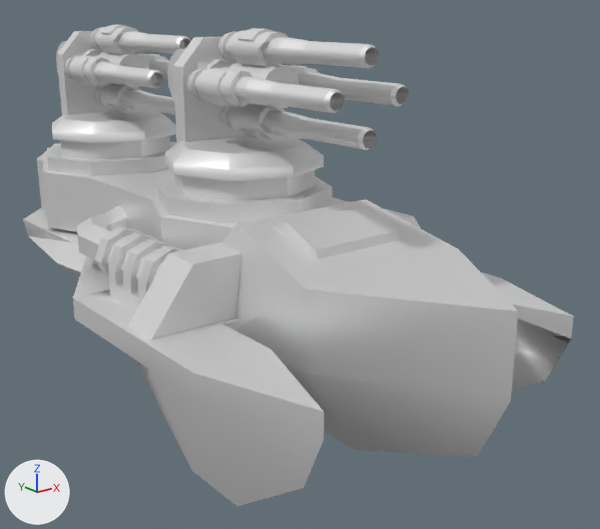
The glTF model glb/armdecadet3.glb: old version first, new version second.
One viewpoint serves both versions: a 50 mm camera at (-91.9, -146.9, 57.0) aimed at (13.1, -15.7, 4.5). Every picture has the same lights, and +X, +Y and +Z are marked at lower left. The first picture is the older version. Where no turn or scale is listed for an object, it has been applied to the vertices.

The scene before the commit, as lines of its bpy script (objects in view):
```python
ob_barrel101 = bpy.data.objects.new('barrel101', me_barrel101)
ob_barrel101.parent = ob_housing101
ob_barrel101.location = (0.0, 0.0, 0.0)
ob_barrel102 = bpy.data.objects.new('barrel102', me_barrel102)
ob_barrel102.parent = ob_housing102
ob_barrel102.location = (0.0, 0.0, 0.0)
ob_barrel103 = bpy.data.objects.new('barrel103', me_barrel103)
ob_barrel103.parent = ob_housing103
ob_barrel103.location = (0.0, 0.0, 0.0)
ob_barrel104 = bpy.data.objects.new('barrel104', me_barrel104)
ob_barrel104.parent = ob_housing104
ob_barrel104.location = (0.0, 0.0, 0.0)
ob_housing103 = bpy.data.objects.new('housing103', me_housing103)
ob_housing103.parent = ob_spindle1
ob_housing103.location = (0.122, 0.0, -6.462)
ob_spindle1 = bpy.data.objects.new('spindle1', me_spindle1)
ob_spindle1.parent = ob_neck1
ob_spindle1.location = (0.0, -16.69, 0.0)
# also in view: 'barrel202' at (-7.0, 18.1, 42.5); 'housing201' at (0.0, 37.6, 49.3); 'barrel203' at (0.0, 18.1, 36.1); 'turret2' at (0.0, 52.2, 37.2); 'turret4' at (0.0, 40.6, 25.5)
```
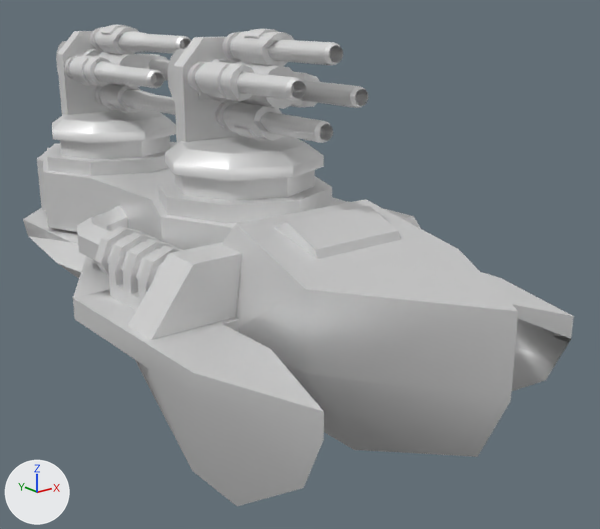
Location of each change, (x1, y1, x2, y2) in pixels of the pictures (600 x 529 px):
'barrel102', turned, moved: before (234, 76, 345, 113); after (237, 71, 306, 101)
'barrel104', turned, moved: before (297, 72, 409, 107); after (299, 80, 368, 108)
'barrel101', turned, moved: before (262, 37, 379, 68); after (268, 40, 343, 65)
'barrel103', turned, moved: before (263, 110, 377, 150); after (228, 112, 333, 143)
'housing102', turned: before (187, 68, 253, 107); after (187, 62, 254, 101)
'housing101', turned: before (218, 28, 288, 66); after (222, 29, 294, 66)
'housing103', turned: before (220, 104, 286, 141); after (215, 100, 283, 141)
'spindle1', turned: before (227, 63, 299, 109); after (232, 62, 298, 109)
'housing104', turned: before (278, 65, 319, 75); after (290, 72, 320, 107)

The change, as a diff of the scene's bpy script:
```diff
--- a/glb/armdecadet3.glb.py
+++ b/glb/armdecadet3.glb.py
@@ ob_spindle1 @@
 ob_spindle1.location = (0.0, -16.69, 0.0)
+ob_spindle1.rotation_euler = (0.0, 0.155, 0.0)  # degrees (0, 8.9, 0)
@@ ob_barrel103 @@
 ob_barrel103.parent = ob_housing103
-ob_barrel103.location = (0.0, 0.0, 0.0)
+ob_barrel103.location = (0.0, 9.593, 0.0)
@@ ob_barrel101 @@
 ob_barrel101.parent = ob_housing101
-ob_barrel101.location = (0.0, 0.0, 0.0)
+ob_barrel101.location = (0.0, 9.593, 0.0)
@@ ob_barrel104 @@
 ob_barrel104.parent = ob_housing104
-ob_barrel104.location = (0.0, 0.0, 0.0)
+ob_barrel104.location = (0.0, 9.593, 0.0)
@@ ob_barrel102 @@
 ob_barrel102.parent = ob_housing102
-ob_barrel102.location = (0.0, 0.0, 0.0)
+ob_barrel102.location = (0.0, 9.593, 0.0)
```
